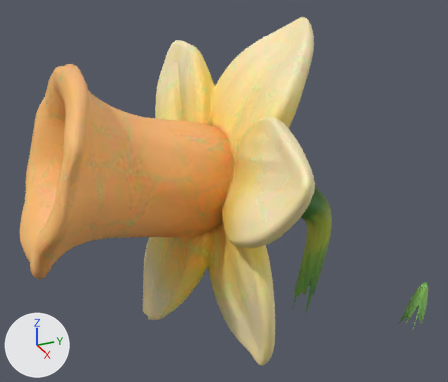
The glTF model assets/models/daffodil.glb: old version first, new version second.
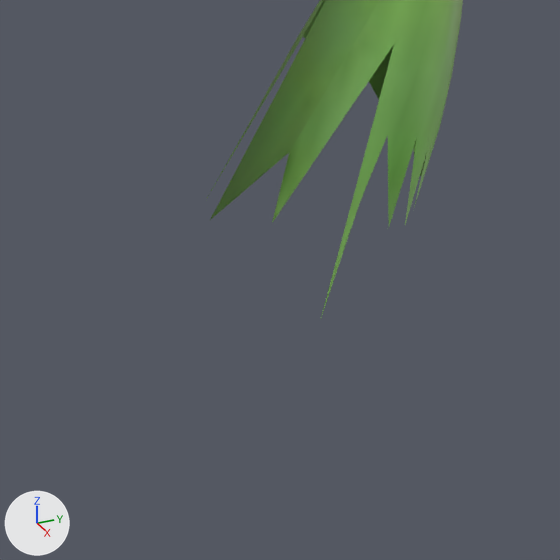
Old and new are each drawn whole from a 50 mm camera at (1.244, -0.601, 1.18) aimed at (-0.059, -0.014, 0.528) and again close up on the part from 83% to 98% of the width and 78% to 95% of the height. Arrows for +X, +Y and +Z are at lower left; the lights stay in place. The older version's two pictures come first. Where no turn or scale is listed for an object, it has been applied to the vertices. Vertices at exactly the same position are counted once.

Before the edit, the objects in view are built like this:
```python
me_mesh_0 = bpy.data.meshes.new('Mesh_0')
me_mesh_0.from_pydata(...)  # 10578 vertices, 21081 faces; spans x -0.498..0.421, y -0.512..0.515, z 0.051..0.949
me_mesh_0.materials.append(mat_material_0)
ob_mesh_0 = bpy.data.objects.new('Mesh_0', me_mesh_0)
ob_mesh_0.location = (0.0, 0.0, 0.0)
```
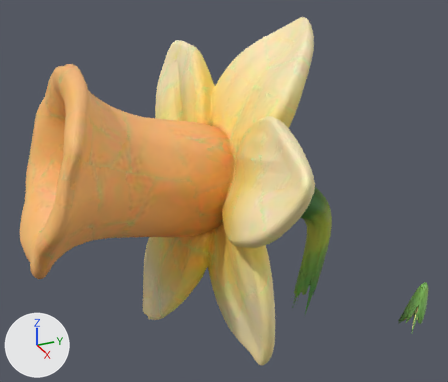
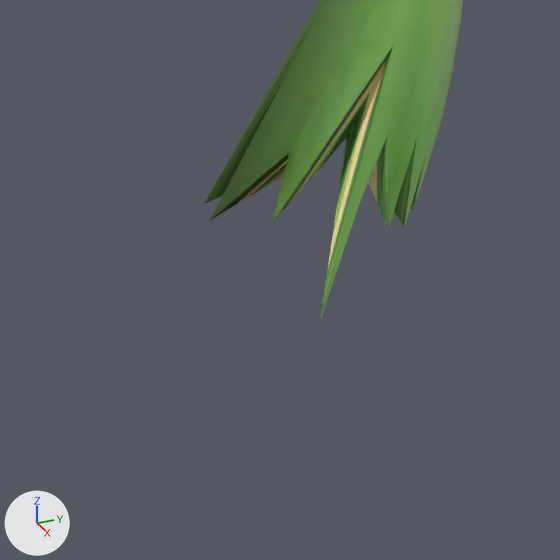
The edits, one by one:
me_mesh_0 is used by ob_mesh_0; location (0.0, 0.0, 0.0).
me_mesh_0 had 10578 vertices, 21081 faces and spanned x -0.498..0.421, y -0.512..0.515, z 0.051..0.949.
me_mesh_0 now has 10580 vertices, 21128 faces and spans x -0.498..0.421, y -0.512..0.515, z 0.051..0.949.
Part 1, on me_mesh_0:
1 vertex is added at (0.144, 0.481, 0.14).
25 new faces join them.
Other edits to the shape of me_mesh_0 do not show in these pictures.

Location of each change, (x1, y1, x2, y2) in pixels of the close-ups (560 x 560 px):
'Mesh_0', reshaped
    before: (207, 0, 463, 320)
    after: (203, 0, 463, 320)
part 1 of me_mesh_0, added
    after: (203, 0, 427, 319)
